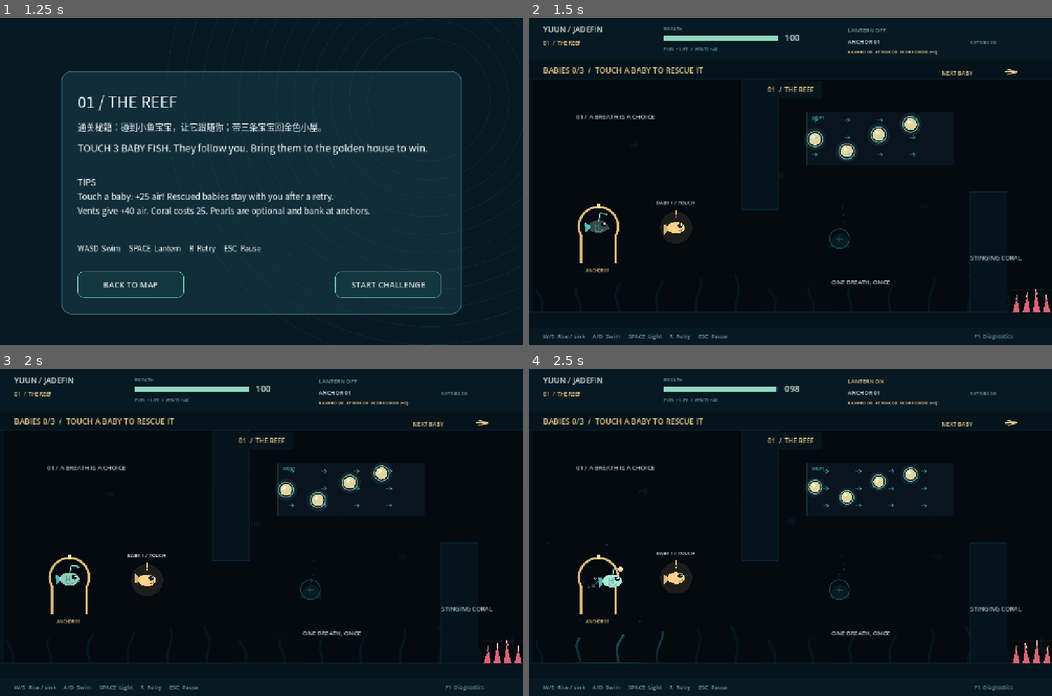
Above: before the commit, frames 1-4 (two rows, left to right).
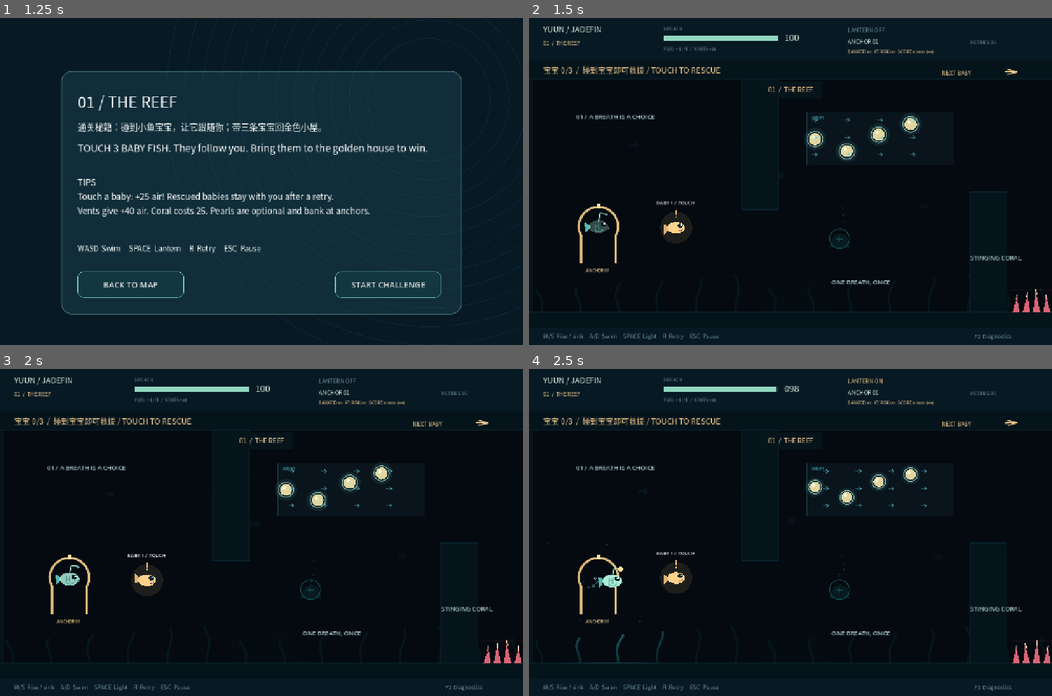
Above: after the commit, the same moments.

Repository: yhan3-ctrl/ballast
Game: Godot game, scene res://scenes/Main.tscn
The game is run twice, just before and just after one commit, with the same random seed, the same clock (stepped at 60 frames per second) and the same inputs. Sound files missing from this copy of the repository are replaced by a short silence.
Inputs:
- Up to frame 1 (1.25 s): click "DIVE 1" at 0.5 s
- Up to frame 2 (1.5 s): click "START CHALLENGE" at 1.25 s
- Up to frame 3 (2 s): no input
- Up to frame 4 (2.5 s): tap Enter (start) at 2 s; hold D (right) from 2.03 s (still down); hold Space (lantern) from 2.03 s (still down)

Frame 1 is identical in both runs. In frame 2, 1.6% of the frame differs, in the area x 2-93%, y 2-99%; in frame 3, 1.6%; in frame 4, 1.6%.

Commit message:
fix: clarify rescue goals and guide backtracking players

Diff:
--- a/project.godot
+++ b/project.godot
@@ -11,7 +11,7 @@
 [application]
 
 config/name="Ballast"
-config/version="0.8.0"
+config/version="0.8.1"
 run/main_scene="res://scenes/Main.tscn"
 config/features=PackedStringArray("4.7", "GL Compatibility")
 config/icon="res://assets/icon.svg"
--- a/scripts/baby_fish.gd
+++ b/scripts/baby_fish.gd
@@ -4,6 +4,7 @@
 var number: int = 1
 var tint := Color("ffd28a")
 var origin := Vector2.ZERO
+var facing: float = 1.0
 
 func _ready() -> void:
 	origin = position
@@ -19,15 +20,17 @@
 	queue_redraw()
 
 func _draw() -> void:
+	draw_set_transform(Vector2.ZERO, 0, Vector2(facing, 1))
 	var wag := sin(clock * 7) * 5
 	draw_circle(Vector2.ZERO, 39 if not rescued else 22, Color(tint, 0.10))
 	draw_colored_polygon(PackedVector2Array([Vector2(-13, 0), Vector2(-30, -13 + wag), Vector2(-30, 13 + wag)]), tint.darkened(0.15))
-	draw_set_transform(Vector2.ZERO, 0, Vector2(1.25, 0.85))
+	draw_set_transform(Vector2.ZERO, 0, Vector2(1.25 * facing, 0.85))
 	draw_circle(Vector2.ZERO, 17, tint)
-	draw_set_transform(Vector2.ZERO)
+	draw_set_transform(Vector2.ZERO, 0, Vector2(facing, 1))
 	draw_circle(Vector2(10, -5), 6, Color("102c39"))
 	draw_circle(Vector2(12, -7), 2, Color.WHITE)
 	draw_arc(Vector2(10, 3), 5, 0.1, 2.1, 10, Color("614b48"), 1.5, true)
+	draw_set_transform(Vector2.ZERO)
 	if not rescued:
 		draw_line(Vector2(0, -43), Vector2(0, -32), tint, 3, true)
 		draw_circle(Vector2(0, -26), 2, tint)
--- a/scripts/hud.gd
+++ b/scripts/hud.gd
@@ -6,7 +6,10 @@
 var font: Font
 
 func _ready() -> void:
-	font = ThemeDB.fallback_font
+	var readable := SystemFont.new()
+	readable.font_names = PackedStringArray(["Noto Sans CJK SC", "PingFang SC", "Microsoft YaHei", "Arial"])
+	readable.allow_system_fallback = true
+	font = readable
 
 func text(at: Vector2, value: String, size: int = 18, color: Color = INK) -> void:
 	draw_string(font, at, value, HORIZONTAL_ALIGNMENT_LEFT, -1, size, color)
@@ -37,7 +40,7 @@
 	text(Vector2(1090, 784), "F1  Diagnostics", 13, MUTED)
 	if not world.test_room:
 		var count: int = world.rescued_babies.size()
-		text(Vector2(35, 135), "BABIES %d/3  /  %s" % [count, "BRING THEM HOME!" if count == 3 else "TOUCH A BABY TO RESCUE IT"], 19, GOLD)
+		text(Vector2(35, 135), "宝宝 %d/3  /  %s" % [count, "带它们回金色小屋 / GO HOME" if count == 3 else "碰到宝宝即可救援 / TOUCH TO RESCUE"], 19, GOLD)
 		var direction: Vector2 = (world.objective_position() - p.position).normalized()
 		var origin := Vector2(1180, 132)
 		draw_line(origin - direction * 14, origin + direction * 14, GOLD, 3, true)
@@ -45,7 +48,7 @@
 		draw_line(origin + direction * 14, origin + direction.rotated(-2.5) * 10, GOLD, 3, true)
 		text(Vector2(1010, 140), "HOME" if count == 3 else "NEXT BABY", 14, GOLD)
 	if p.flow_gliding:
-		text(Vector2(380, 730), "FLOW GLIDE / SAVING AIR / %.1f AIR PER SECOND" % p.drain_rate, 17, Color("a5fff1"))
+		text(Vector2(380, 730), "顺流滑行 · 正在省气 / GLIDING / %.1f AIR PER SECOND" % p.drain_rate, 17, Color("a5fff1"))
 	if world.rescue_notice_left > 0:
 		var reward := "+%d AIR" % roundi(world.rescue_air_gain) if world.rescue_air_gain > 0 else "A NEW FRIEND!"
 		text(Vector2(340, 265), "BABY RESCUED!  %s  /  %d OF 3" % [reward, world.rescued_babies.size()], 24, GOLD)
--- a/scripts/world.gd
+++ b/scripts/world.gd
@@ -72,6 +72,7 @@
 var rescue_notice_left: float = 0.0
 var rescue_air_gain: float = 0.0
 var glide_cue_left: float = 0.0
+var home_hint_left: float = 0.0
 var score: int = 0
 var collected_pearls: int = 0
 var total_pearls: int = 0
@@ -327,6 +328,7 @@
 	rescued_babies.clear()
 	follow_trail.clear()
 	rescue_notice_left = 0.0
+	home_hint_left = 0.0
 	spawn_point = checkpoints[0].position
 	player.reset_at(spawn_point)
 	tutorial_origin = spawn_point
@@ -671,12 +673,18 @@
 	return true
 
 func objective_position() -> Vector2:
+	var closest := exit_point
+	var distance := INF
 	for baby in babies:
 		if not baby.rescued:
-			return baby.position
-	return exit_point
+			var candidate: float = player.position.distance_squared_to(baby.position)
+			if candidate < distance:
+				distance = candidate
+				closest = baby.position
+	return closest
 
 func update_rescue(delta: float) -> void:
+	home_hint_left = maxf(0.0, home_hint_left - delta)
 	rescue_notice_left = maxf(0.0, rescue_notice_left - delta)
 	glide_cue_left = maxf(0.0, glide_cue_left - delta)
 	for baby in babies:
@@ -687,7 +695,11 @@
 			follow_trail.pop_back()
 	for i in range(rescued_babies.size()):
 		if not follow_trail.is_empty():
-			rescued_babies[i].position = follow_trail[mini((i + 1) * 12, follow_trail.size() - 1)]
+			var target: Vector2 = follow_trail[mini((i + 1) * 12, follow_trail.size() - 1)]
+			var dx: float = target.x - rescued_babies[i].position.x
+			if absf(dx) > 0.1:
+				rescued_babies[i].facing = signf(dx)
+			rescued_babies[i].position = target
 	if player.flow_gliding and glide_cue_left <= 0.0:
 		play_sound("glide")
 		glide_cue_left = 3.0
@@ -711,6 +723,9 @@
 		request_respawn("Out of bounds")
 	if not exit_settled and not player.dying and not respawn_pending and player.position.distance_to(exit_point) < 65:
 		if not test_room and rescued_babies.size() < 3:
+			if home_hint_left <= 0:
+				notify("还差 %d 条宝宝！跟着箭头找它们 / FIND %d MORE BABIES" % [3 - rescued_babies.size(), 3 - rescued_babies.size()])
+				home_hint_left = 5.0
 			return
 		exit_settled = true
 		settle_segment("exit")
--- a/tests/test_rescue.gd
+++ b/tests/test_rescue.gd
@@ -22,6 +22,8 @@
 	world.player.position = world.exit_point
 	world._physics_process(0.0)
 	check(not world.finished, "reaching home without three babies does not win")
+	check(world.home_hint_left > 0 and world.notice_text.contains("3"), "home explains how many babies are missing")
+	check(world.objective_position() == world.babies[2].position, "objective points to nearest missing baby, including when backtracking")
 	var baby = world.babies[0]
 	world.player.position = baby.position
 	world.player.air = 40.0
Not shown, changed: export_presets.cfg
Not shown, changed: GDD.md
Not shown, changed: PLAYTEST.md
Not shown, changed: README.md
